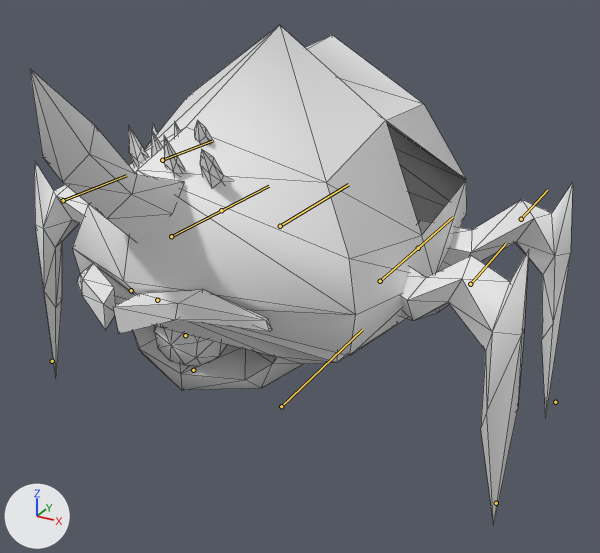
The FBX model Assets/Graph/Ennemies/Anim_RhinoArakIdle.fbx as it was, and as the next commit left it.
Before and after are seen from a 50 mm camera at (0.643, -1.102, 0.814) aimed at (0.067, -0.056, 0.291). The axes (+X, +Y, +Z) are drawn at lower left. The lights are the same throughout. The bones that bend it are drawn over the model as lines. Mesh edges are drawn as thin lines.

In view in the first picture: 'RhinoArak_BoDy'.
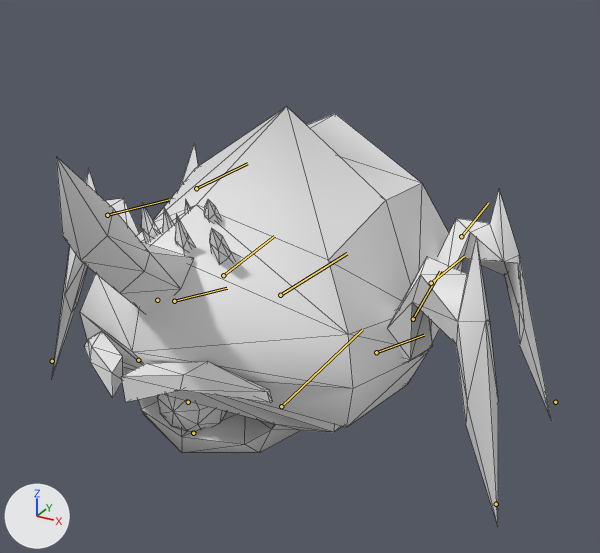
Commit message: Update RhinoArak

The newer file adds an action. The first version stands in its rest pose; the second is drawn at frame 16 of the action 'RhinoArakIdle'.

Edits to the bpy script that builds the scene:
```text
Change bone_hips:
    where bone_hips = bpy.data.objects['Armature'].pose.bones['Hips']  # child of 'Root'
    bone_hips.location: (0.0, 0.0, 0.0) -> (0.0, 0.0, -4.88)
    bone_hips.rotation_quaternion: (1.0, 0.0, 0.0, 0.0) -> (1.0, -0.03, 0.0, 0.0)  # degrees (0, 0, 0) -> degrees (-3, 0, 0)
Change bone_armbackleft:
    where bone_armbackleft = bpy.data.objects['Armature'].pose.bones['ArmBackLeft']  # child of 'Hips'
    bone_armbackleft.rotation_quaternion: (1.0, 0.0, 0.0, 0.0) -> (0.927, 0.104, -0.361, 0.003)  # degrees (0, 0, 0) -> degrees (15, -42, -5)
Change bone_forearmbackleft:
    where bone_forearmbackleft = bpy.data.objects['Armature'].pose.bones['ForearmBackLeft']  # child of 'ArmBackLeft'
    bone_forearmbackleft.rotation_quaternion: (1.0, 0.0, 0.0, 0.0) -> (0.973, -0.051, 0.224, 0.01)  # degrees (0, 0, 0) -> degrees (-6, 26, 0)
Change bone_armbackright:
    where bone_armbackright = bpy.data.objects['Armature'].pose.bones['ArmBackRight']  # child of 'Hips'
    bone_armbackright.rotation_quaternion: (1.0, 0.0, 0.0, 0.0) -> (0.92, 0.114, 0.375, 0.001)  # degrees (0, 0, 0) -> degrees (17, 44, 7)
Change bone_forearmbackright:
    where bone_forearmbackright = bpy.data.objects['Armature'].pose.bones['ForearmBackRight']  # child of 'ArmBackRight'
    bone_forearmbackright.rotation_quaternion: (1.0, 0.0, 0.0, 0.0) -> (0.971, -0.054, -0.232, -0.013)  # degrees (0, 0, 0) -> degrees (-6, -27, 0)
Change bone_armforwardleft:
    where bone_armforwardleft = bpy.data.objects['Armature'].pose.bones['ArmForwardLeft']  # child of 'Hips'
    bone_armforwardleft.rotation_quaternion: (1.0, 0.0, 0.0, 0.0) -> (0.951, -0.109, -0.289, 0.001)  # degrees (0, 0, 0) -> degrees (-14, -33, 4)
Change bone_forearmforwardleft:
    where bone_forearmforwardleft = bpy.data.objects['Armature'].pose.bones['ForearmForwardLeft']  # child of 'ArmForwardLeft'
    bone_forearmforwardleft.rotation_quaternion: (1.0, 0.0, 0.0, 0.0) -> (0.978, 0.088, 0.188, 0.014)  # degrees (0, 0, 0) -> degrees (11, 21, 4)
Change bone_armforwardright:
    where bone_armforwardright = bpy.data.objects['Armature'].pose.bones['ArmForwardRight']  # child of 'Hips'
    bone_armforwardright.rotation_quaternion: (1.0, 0.0, 0.0, 0.0) -> (0.951, -0.109, 0.29, 0.0)  # degrees (0, 0, 0) -> degrees (-14, 33, -4)
Change bone_forearmforwardright:
    where bone_forearmforwardright = bpy.data.objects['Armature'].pose.bones['ForearmForwardRight']  # child of 'ArmForwardRight'
    bone_forearmforwardright.rotation_quaternion: (1.0, 0.0, 0.0, 0.0) -> (0.978, 0.087, -0.187, -0.013)  # degrees (0, 0, 0) -> degrees (11, -21, -4)
Change bone_boca:
    where bone_boca = bpy.data.objects['Armature'].pose.bones['Boca']  # child of 'Hips'
    bone_boca.location: (0.0, 0.0, 0.0) -> (0.0, 0.0, 0.16)
```

Where the change shows, as pixel boxes (x1, y1, x2, y2) in the pictures (600 x 553 px):
'RhinoArak_BoDy', posed (8% narrower, 16% shorter)
    before: (30, 25, 573, 523)
    after: (52, 107, 552, 525)
bone 'Hips', root to tip
    before: (280, 226) to (348, 184)
    after: (280, 295) to (347, 253)
bone 'ArmBackLeft', root to tip
    before: (418, 248) to (453, 217)
    after: (413, 319) to (440, 271)
bone 'ForearmBackLeft', root to tip
    before: (521, 219) to (547, 190)
    after: (461, 236) to (488, 203)
bone 'ArmBackRight', root to tip
    before: (221, 210) to (269, 186)
    after: (223, 275) to (274, 236)
bone 'ForearmBackRight', root to tip
    before: (162, 160) to (212, 141)
    after: (196, 188) to (247, 163)
bone 'ArmForwardLeft', root to tip
    before: (380, 281) to (426, 241)
    after: (376, 352) to (424, 335)
bone 'ForearmForwardLeft', root to tip
    before: (470, 284) to (506, 243)
    after: (431, 283) to (464, 256)
bone 'ArmForwardRight', root to tip
    before: (171, 236) to (232, 205)
    after: (174, 301) to (227, 288)
bone 'ForearmForwardRight', root to tip
    before: (63, 200) to (126, 175)
    after: (107, 215) to (169, 199)
bone 'Boca', root to tip
    before: (193, 370) to (193, 370)
    after: (193, 433) to (194, 433)
